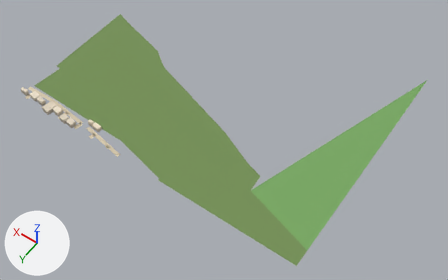
What one commit did to the glTF model public/assets/bengaluru-region-v1/tiles/t45_-29-l1.glb.
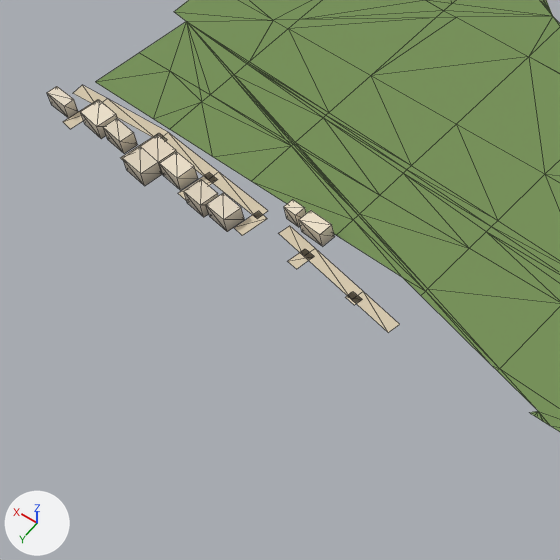
Old and new are each drawn whole from a 50 mm camera at (22366.0, -13655.0, 718.0) aimed at (22714.0, -14142.0, -48.0) and again close up on the part from 2% to 37% of the width and 22% to 79% of the height. Arrows for +X, +Y and +Z are at lower left; the lights stay in place. The last two pictures show the newer version. The close-ups show mesh edges as thin lines. Vertices at exactly the same position are counted once.

In view in the first close-up: 'building', 'ground'.
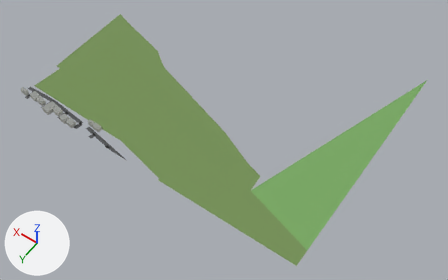
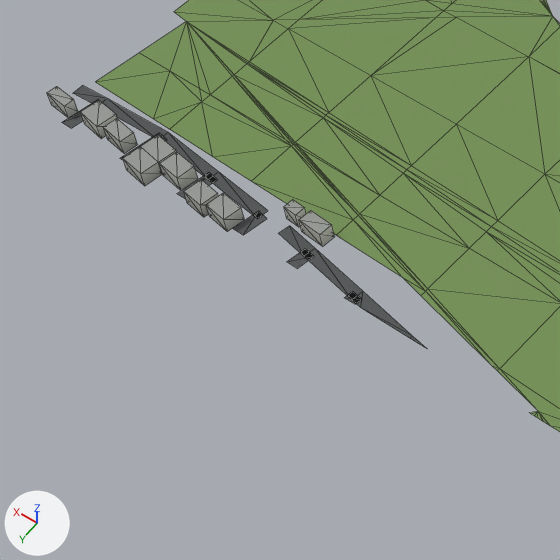
The change in detail:
me_building is used by ob_building; location (22500.0, -14500.0, 0.0).
me_building had 76 vertices, 100 faces and spanned x 351.0..503.0, y 477.0..504.0, z 0.0..8.0.
me_building now has 76 vertices, 120 faces and spans x 351.0..503.0, y 477.0..504.0, z 0.0..8.0.
me_building part 1: 100 kept faces spanning x 351.0..503.0, y 477.0..504.0, z 0.0..8.0 get new vertex colours.
Edits to the shape of me_building do not show in these pictures.
me_ground is used by ob_ground; location (22500.0, -14500.0, 0.0).
Verts and faces of me_ground; kept vertices keep their numbers, new ones are numbered from 249.
Before the commit, vertices of me_ground: 213 (485.0, 484.0, 1.0), 214 (485.0, 478.0, 1.0) at pixel (107, 98), 215 (500.0, 485.0, 1.0) at pixel (72, 93), 216 (500.0, 479.0, 1.0) at pixel (82, 84).
Before the commit, vertices of me_ground: 217 (380.0, 488.0, 1.0) at pixel (267, 218), 218 (386.0, 487.0, 1.0) at pixel (258, 210), 219 (382.0, 500.0, 1.0) at pixel (242, 235), 220 (388.0, 500.0, 1.0) at pixel (233, 227), 229 (412.0, 484.0, 1.0) at pixel (217, 179).
Before the commit, vertices of me_ground: 230 (418.0, 483.0, 1.0) at pixel (209, 172), 231 (415.0, 500.0, 1.0) at pixel (186, 200), 232 (421.0, 500.0, 1.0) at pixel (177, 193).
Before the commit, vertices of me_ground: 233 (298.0, 503.0, 1.0) at pixel (388, 332), 234 (297.0, 497.0, 1.0) at pixel (399, 324), 235 (322.0, 499.0, 1.0) at pixel (351, 299), 236 (321.0, 493.0, 1.0) at pixel (363, 291).
me_ground had 249 vertices, 354 faces and spanned x 0.0..500.0, y 103.0..503.0, z 1.0.
me_ground now has 251 vertices, 356 faces and spans x 0.0..500.0, y 103.0..500.0, z 1.0.
Part 2, on me_ground:
Faces deleted: (213, 214, 216), (213, 216, 215).
New faces: (213, 214, 215), (214, 216, 215).
Part 3, on me_ground:
Faces deleted: (217, 218, 220), (217, 220, 219), (229, 230, 232), (229, 232, 231).
New faces: (217, 218, 219), (218, 220, 219), (229, 230, 231), (230, 232, 231).
Part 4, on me_ground:
Vertices deleted: 234 (with the faces that use them).
Faces deleted: (233, 236, 235).
Vertex 233 moves to (280.0, 500.0, 1.0), pixel (427, 349).
New vertex 249 is at (289.0, 498.0, 1.0), pixel (412, 336).
New vertex 250 is at (289.0, 500.0, 1.0), pixel (409, 338).
New vertex 251 is at (316.0, 500.0, 1.0), pixel (360, 307).
New faces: (233, 249, 250), (249, 251, 250), (236, 251, 249), (235, 251, 236).
me_ground part 5: 18 kept faces spanning x 318.0..491.0, y 477.0..500.0, z 1.0 get new vertex colours; the middle colour goes from beige #d7c9ae to dark grey #535556.

Where the change shows, as pixel boxes [x1, y1, x2, y2] in the close-ups (560 x 560 px; the box of a moved part takes in the faces that stretch with it):
'ground', reshaped: before [63, 0, 560, 432]; after [62, 0, 560, 432]
part 1 of me_building, recoloured: [47, 86, 333, 244] in both
part 2 of me_ground, moved or reshaped: [73, 85, 107, 103] in both
part 3 of me_ground, moved or reshaped: before [178, 172, 267, 236]; after [178, 173, 267, 235]
part 4 of me_ground, reshaped: before [353, 292, 400, 332]; after [353, 292, 427, 349]
part 5 of me_ground, recoloured: [63, 99, 363, 304] in both
